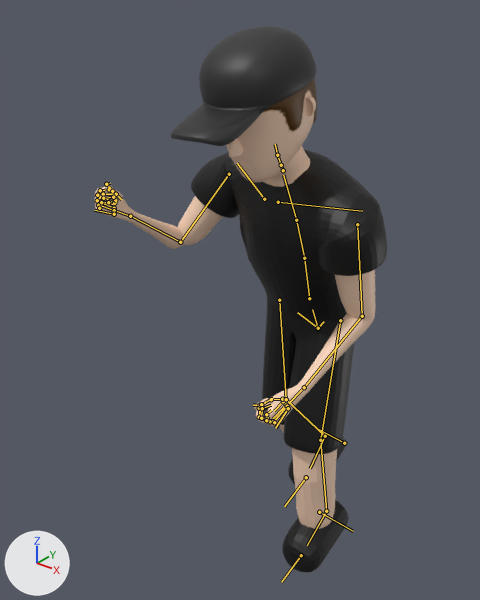
Renders of the FBX model Testing/Assets/Models/enemy.fbx from each side of a commit.
Camera for both pictures: a 50 mm lens placed at (0.816, -1.317, 1.477), pointed at (-0.141, -0.121, 0.736). Lighting does not change. The marker at lower left points along +X, +Y and +Z. Both versions are drawn at frame 877 of the action 'metarig|metarigAction'; the numbers are the values there. The bones that bend it are drawn over the model as lines.

Names of what the first picture shows: 'Shirt', 'Torso'.
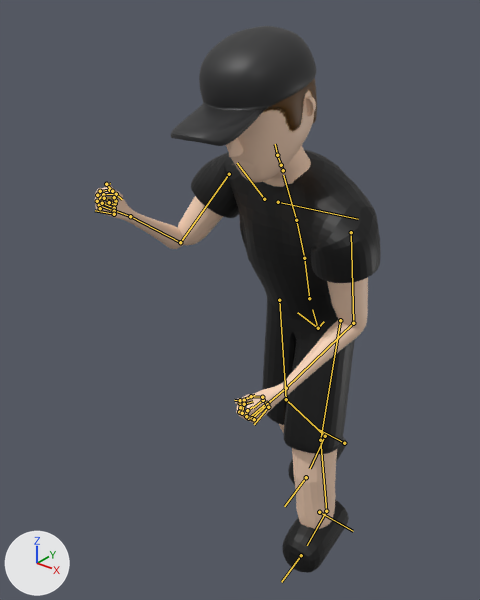
The change, as JSON lines over the scene's bpy script:
```json
{"block": "bone_shoulder_l", "where": "bone_shoulder_l = bpy.data.objects['metarig'].pose.bones['shoulder.L']  # child of 'spine.003'"}
{"op": "set", "path": "bone_shoulder_l.rotation_quaternion", "old": "(0.988, -0.025, 0.01, -0.149)", "new": "(0.975, -0.023, 0.011, -0.222)", "note": "degrees (-3, 1, -17) -> degrees (-3, 1, -26)"}
```

Boxes (x1, y1, x2, y2) around the edits, measured in the pictures (480 x 600 px):
```json
{"object": "Torso", "change": "posed", "before": [94, 26, 376, 572], "after": [95, 26, 368, 573]}
{"object": "Shirt", "change": "posed", "before": [191, 149, 387, 454], "after": [191, 149, 381, 454]}
{"bone": "shoulder.L", "before": "(278, 202) to (362, 211)", "after": "(278, 202) to (358, 219)"}
```
